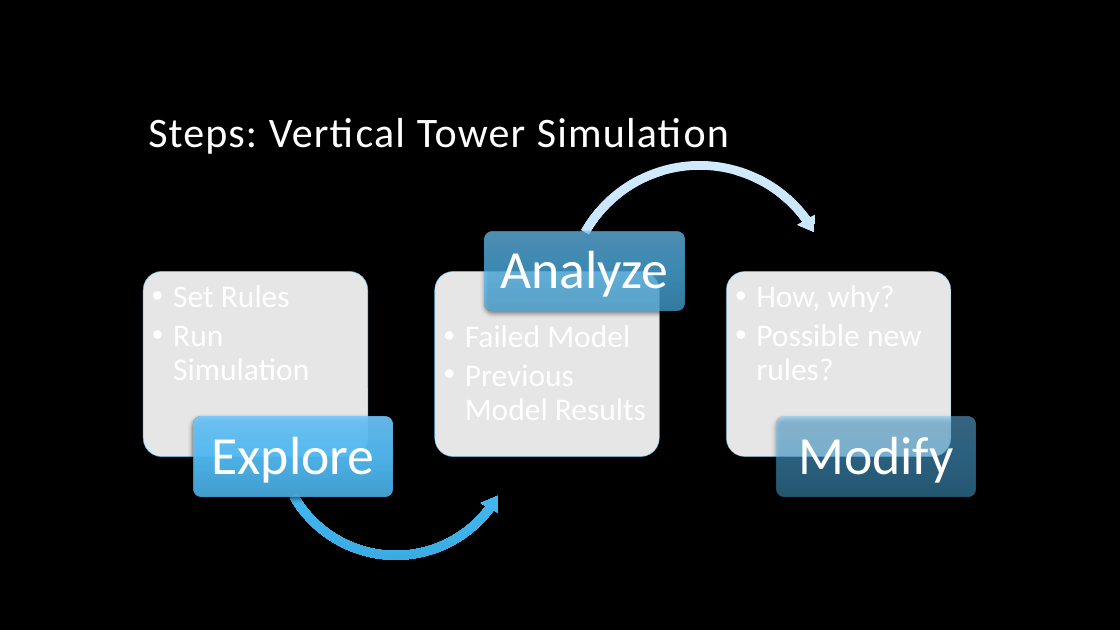
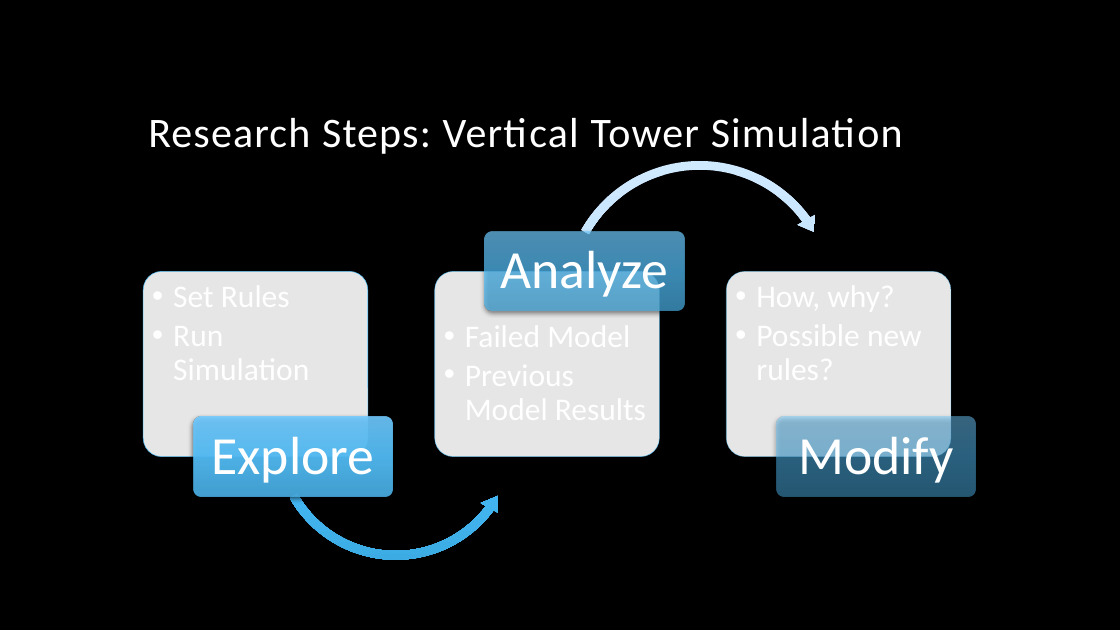
Before and after one commit to kandluis/sap2000, a slide deck: slide 4 of Decentralized Collective Construction.pptx. Drawn at 1120x630 pixels with LibreOffice and Linux fonts; fonts in the diff are those of the drawing; background and template pictures are left out. Boxes give left, top, right and bottom in pixels: in the first picture for what was removed or moved away, otherwise in the second. Text is boxed around its words. In the diff, an @@ line names an element or a change of style, - is before the commit and + after.

```diff
--- a/Decentralized Collective Construction.pptx
+++ b/Decentralized Collective Construction.pptx
@@ title at (x1=148, y1=118, x2=903, y2=154): text changed @@
-Steps: Vertical Tower Simulation
+Research Steps: Vertical Tower Simulation
```
Also in this commit, not shown: 2 other slides changed, 3 other files.
